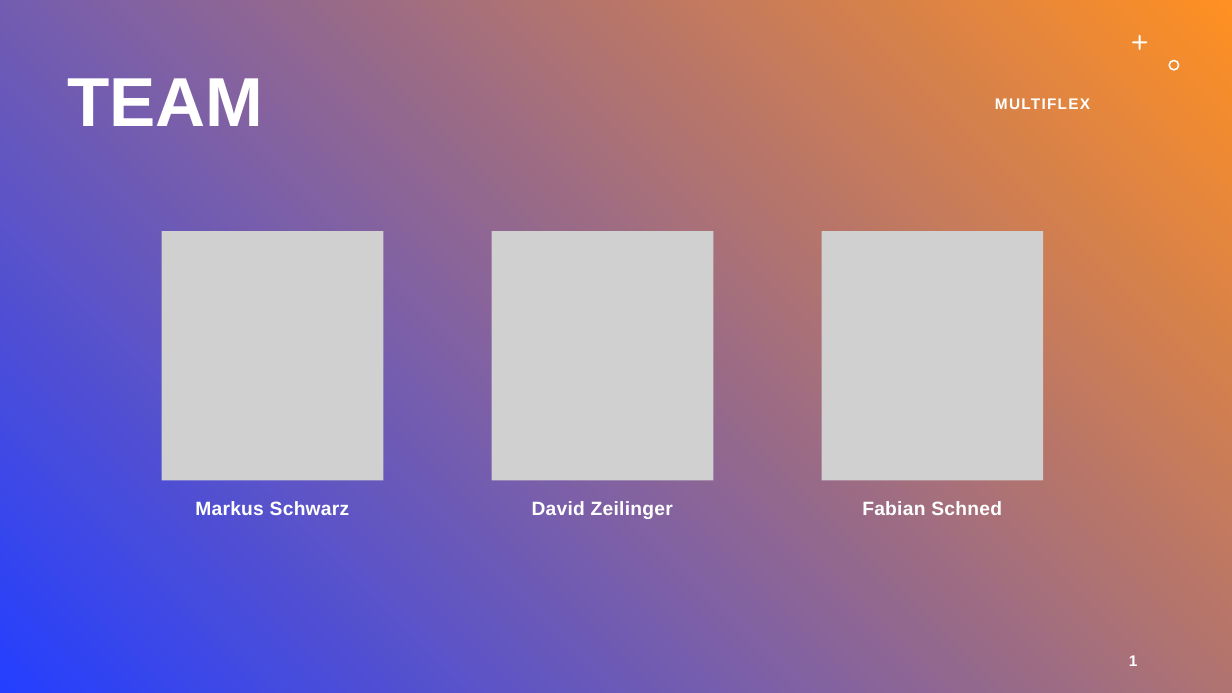
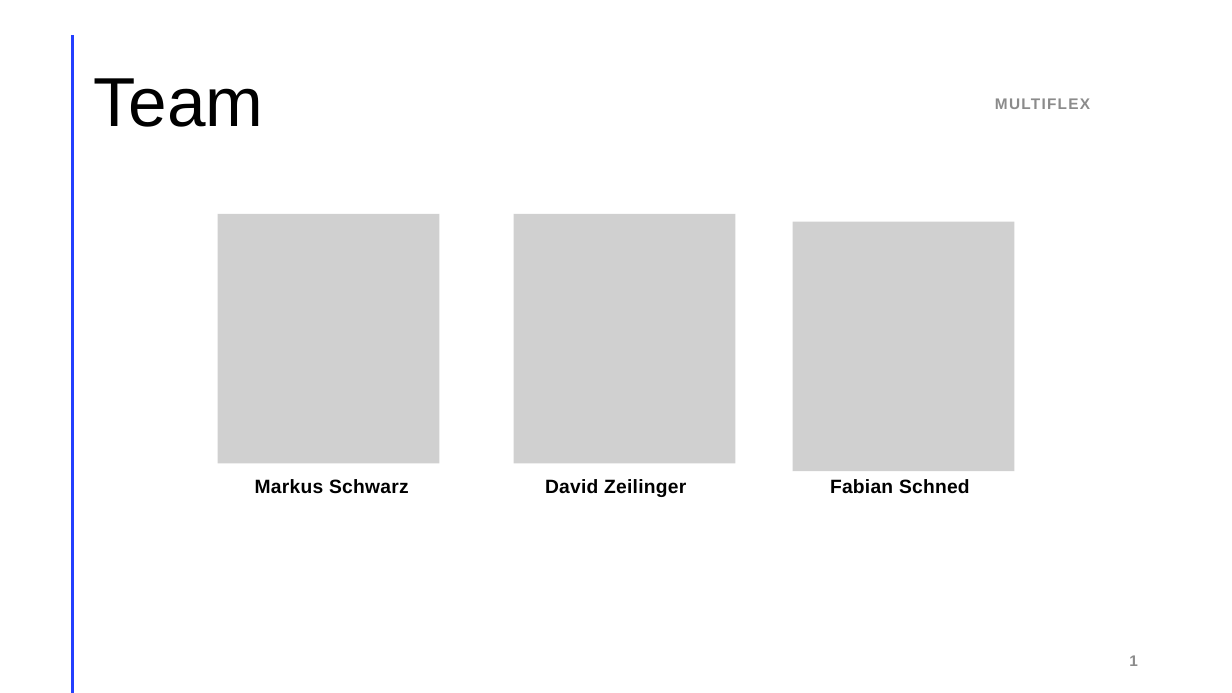
Before and after one commit to LegitesMax/multiflexlbkv, a slide deck: slide 3 of Präsentation/ProjectAward.pptx. Drawn at 1232x693 pixels with LibreOffice and Linux fonts; fonts in the diff are those of the drawing; grey boxes stand for pictures. Boxes give left, top, right and bottom in pixels: in the first picture for what was removed or moved away, otherwise in the second. Text is boxed around its words. In the diff, an @@ line names an element or a change of style, - is before the commit and + after.

```diff
--- a/Präsentation/ProjectAward.pptx
+++ b/Präsentation/ProjectAward.pptx
@@ background gradient #243FFF to #FF9022 to #FFFFFF @@
@@ line added from (72, 36) to (72, 692), #FF9022 2 pt @@
@@ freeform shape removed at (1132, 35, 1148, 51) @@
@@ title at (94, 78, 263, 127): text changed; text colour #FFFFFF to #000000; bold off @@
-TEAM
+Team
@@ text "MULTIFLEX" at (995, 98, 1090, 109): text colour #FFFFFF to #8C8C8C; more space between paragraphs @@
@@ freeform shape removed at (1169, 60, 1180, 71) @@
@@ picture: place and size @@
-picture at (162, 231, 384, 481)
+picture at (218, 214, 440, 464)
@@ picture: place and size @@
-picture at (492, 231, 714, 481)
+picture at (514, 214, 736, 464)
@@ picture: place and size @@
-picture at (822, 231, 1043, 481)
+picture at (793, 222, 1015, 471)
@@ text "Markus Schwarz": place and size @@
-text "Markus Schwarz" at (195, 501, 350, 515)
+text "Markus Schwarz" at (255, 479, 409, 494)
@@ text colour #FFFFFF to #000000 in 3 elements at (830, 479, 970, 494), (255, 479, 409, 494), (545, 479, 686, 497) @@
@@ text "David Zeilinger": place and size @@
-text "David Zeilinger" at (532, 501, 673, 519)
+text "David Zeilinger" at (545, 479, 686, 497)
@@ text "Fabian Schned": place and size @@
-text "Fabian Schned" at (862, 501, 1002, 515)
+text "Fabian Schned" at (830, 479, 970, 494)
@@ text "1" at (1129, 655, 1138, 666): text colour #FFFFFF to #8C8C8C; more space between paragraphs @@
```
Also in this commit, not shown: 8 other slides changed, 1 slide added, 1 slide removed, 3 other files.
